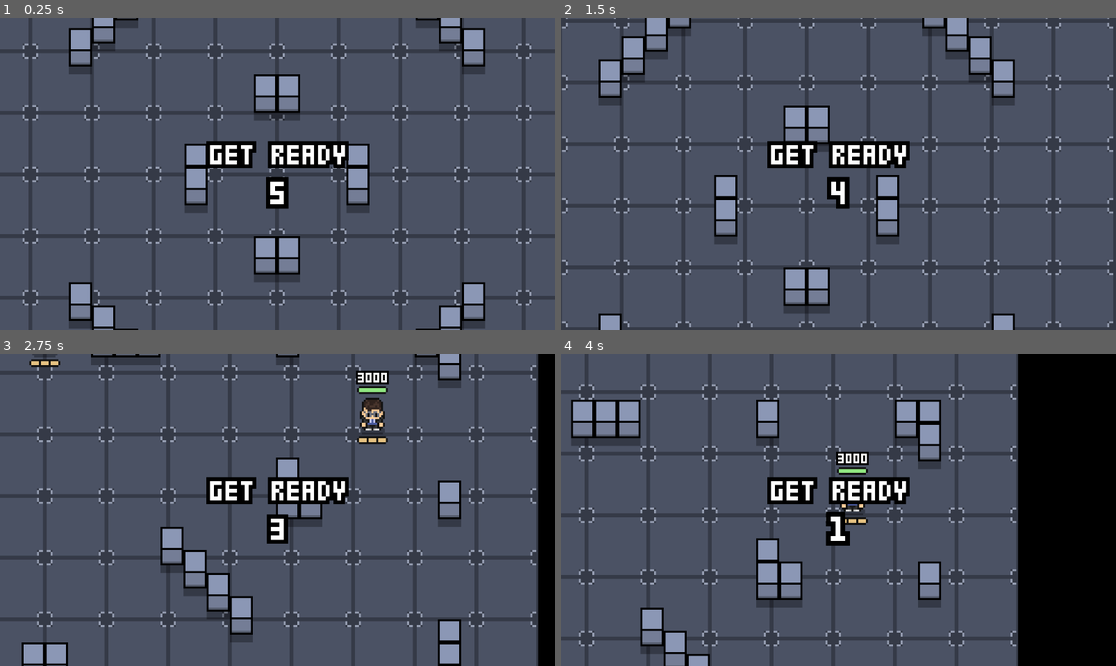
Above: before the commit, frames 1-4 (two rows, left to right).
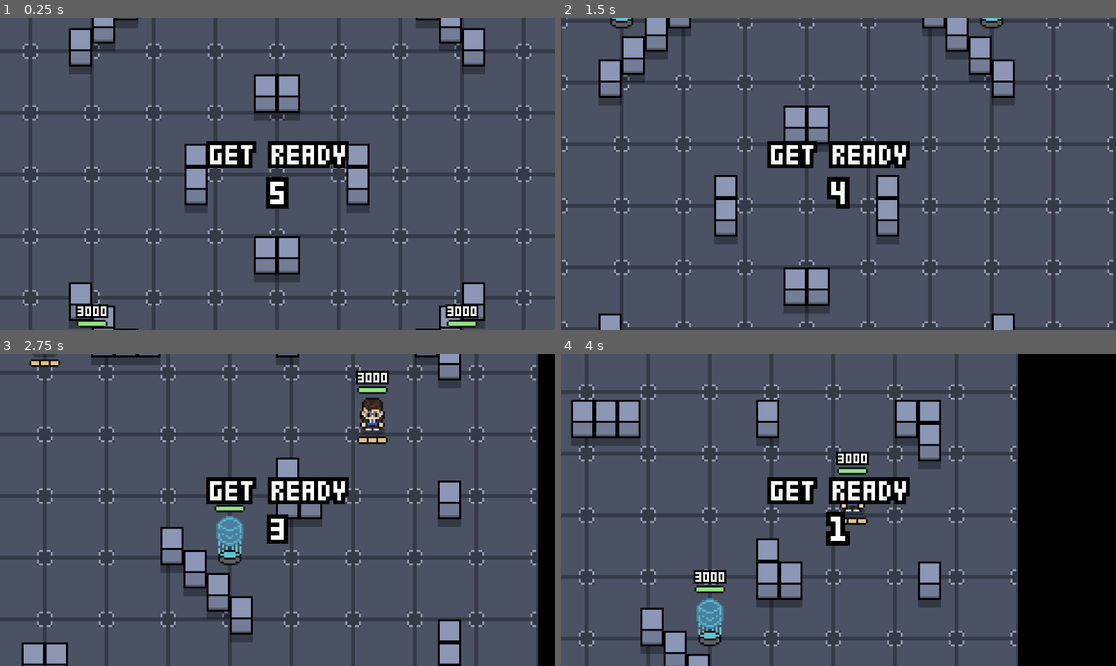
Above: after the commit, the same moments.

Repository: ppaluchowski64/SCI-Stars
Game: Godot game, scene res://scenes/battle.tscn
Two runs of this game, one before a commit and one after it. Both use one fixed random seed, a clock stepped at 60 frames per second and the inputs below.
Inputs (mouse positions are in pixels of both pictures, inside the frame that each line leads up to):
- Up to frame 1 (0.25 s): no input
- Up to frame 2 (1.5 s): move the mouse to (960, 158) at 0.52 s; hold D (right) 0.53-1.28 s; click (960, 158) at 0.6 s; move the mouse to (727, 189) at 1.27 s; hold S (down) from 1.28 s (still down); right-click (727, 189) at 1.35 s
- Up to frame 3 (2.75 s): move the mouse to (333, 441) at 2.02 s; release S (down) at 2.03 s; hold D (right) from 2.03 s (still down); click (333, 441) at 2.1 s
- Up to frame 4 (4 s): move the mouse to (810, 572) at 2.77 s; release D (right) at 2.78 s; hold W (up) 2.78-3.53 s; right-click (810, 572) at 2.85 s; move the mouse to (1005, 556) at 3.52 s; hold A (left) from 3.53 s (still down); click (1005, 556) at 3.6 s

The runs differ from the first frame. In frame 1, 0.7% of the frame differs, in the area x 13-87%, y 91-100%; in frame 2, 0.2%; in frame 3, 0.7%; in frame 4, 1.0%, in the area x 23-30%, y 69-94%.

Commit message:
Add base for power pods
:3

Diff:
--- a/game/scenes/battle.tscn
+++ b/game/scenes/battle.tscn
@@ -7,6 +7,7 @@
 [ext_resource type="Script" uid="uid://bum1xbhdfejbe" path="res://scripts/user_interface.gd" id="4_4e2gx"]
 [ext_resource type="FontFile" uid="uid://6w8leq531kr1" path="res://fonts/TeenyTinyPixls-o2zo.ttf" id="4_erh11"]
 [ext_resource type="Texture2D" uid="uid://ckdueduv60b06" path="res://graphics/misc/wall_shadow.png" id="5_03edq"]
+[ext_resource type="PackedScene" uid="uid://cduynep6nsjgj" path="res://scenes/power_pod.tscn" id="6_22uqi"]
 [ext_resource type="Shader" uid="uid://dvotcn36qw0jj" path="res://shaders/outline.gdshader" id="6_c3103"]
 [ext_resource type="Texture2D" uid="uid://cgnax06gjmct1" path="res://graphics/UI/status_bars/superbar_mask.png" id="7_ilcqo"]
 [ext_resource type="Texture2D" uid="uid://prenyjcoslt7" path="res://graphics/UI/status_bars/superbar.png" id="7_ujvli"]
@@ -488,6 +489,20 @@
 scale = Vector2(4, 4)
 tile_map_data = PackedByteArray("AAARAO7/AAAAAAAAAAAQAO7/AAAAAAAAAAARAO//AAAAAAAAAAAKAO7/AAAAAAAAAAAEAO7/AAAAAAAAAAADAO …(2192 unchanged characters)…
 tile_set = SubResource("TileSet_82aoe")
+
+[node name="PowerPods" type="Node2D" parent="Environment"]
+
+[node name="PowerPod1" parent="Environment/PowerPods" instance=ExtResource("6_22uqi")]
+position = Vector2(384, -398)
+
+[node name="PowerPod2" parent="Environment/PowerPods" instance=ExtResource("6_22uqi")]
+position = Vector2(384, 398)
+
+[node name="PowerPod3" parent="Environment/PowerPods" instance=ExtResource("6_22uqi")]
+position = Vector2(-384, 398)
+
+[node name="PowerPod4" parent="Environment/PowerPods" instance=ExtResource("6_22uqi")]
+position = Vector2(-384, -398)
 
 [node name="Players" type="Node2D" parent="."]
 
--- /dev/null
+++ b/game/scenes/power_pod.tscn
@@ -0,0 +1,157 @@
+[gd_scene load_steps=13 format=3 uid="uid://cduynep6nsjgj"]
+
+[ext_resource type="Texture2D" uid="uid://b3n3hyu011a3q" path="res://graphics/environment/powerpod-base.png" id="1_8ffhp"]
+[ext_resource type="Script" uid="uid://bqgdqadlglwdp" path="res://scripts/power_pod.gd" id="1_cj14a"]
+[ext_resource type="Texture2D" uid="uid://do53bn02e5g42" path="res://graphics/environment/powerpod-hologram.png" id="2_xwi6h"]
+[ext_resource type="Texture2D" uid="uid://stk5wbf0mce7" path="res://graphics/UI/status_bars/healthbar.png" id="3_84xkc"]
+[ext_resource type="Shader" uid="uid://dvotcn36qw0jj" path="res://shaders/outline.gdshader" id="4_cj14a"]
+[ext_resource type="FontFile" uid="uid://6w8leq531kr1" path="res://fonts/TeenyTinyPixls-o2zo.ttf" id="5_6ts4v"]
+
+[sub_resource type="CapsuleShape2D" id="CapsuleShape2D_8ffhp"]
+radius = 24.0
+height = 104.0
+
+[sub_resource type="ShaderMaterial" id="ShaderMaterial_asyr2"]
+shader = ExtResource("4_cj14a")
+shader_parameter/outline_color = Color(0, 0, 0, 1)
+shader_parameter/is_visible = true
+
+[sub_resource type="Theme" id="Theme_bv3iq"]
+default_font = ExtResource("5_6ts4v")
+default_font_size = 5
+
+[sub_resource type="Animation" id="Animation_cgn11"]
+resource_name = "hologram"
+length = 2.0
+loop_mode = 1
+step = 0.1
+tracks/0/type = "value"
+tracks/0/imported = false
+tracks/0/enabled = true
+tracks/0/path = NodePath("Hologram:position")
+tracks/0/interp = 1
+tracks/0/loop_wrap = true
+tracks/0/keys = {
+"times": PackedFloat32Array(0, 1, 2),
+"transitions": PackedFloat32Array(-2, -2, -2),
+"update": 0,
+"values": [Vector2(0, -38), Vector2(0, -42), Vector2(0, -38)]
+}
+tracks/1/type = "value"
+tracks/1/imported = false
+tracks/1/enabled = true
+tracks/1/path = NodePath("Base:frame")
+tracks/1/interp = 1
+tracks/1/loop_wrap = false
+tracks/1/keys = {
+"times": PackedFloat32Array(0, 0.133333, 0.4, 0.533333, 0.8, 0.933333, 1.2, 1.33333, 1.6, 1.73333),
+"transitions": PackedFloat32Array(1, 1, 1, 1, 1, 1, 1, 1, 1, 1),
+"update": 1,
+"values": [0, 1, 0, 1, 0, 1, 0, 1, 0, 1]
+}
+tracks/2/type = "value"
+tracks/2/imported = false
+tracks/2/enabled = true
+tracks/2/path = NodePath("Hologram:frame")
+tracks/2/interp = 1
+tracks/2/loop_wrap = true
+tracks/2/keys = {
+"times": PackedFloat32Array(0, 0.133333, 0.4, 0.533333, 0.8, 0.933333, 1.2, 1.33333, 1.6, 1.73333),
+"transitions": PackedFloat32Array(1, 1, 1, 1, 1, 1, 1, 1, 1, 1),
+"update": 1,
+"values": [0, 1, 0, 1, 0, 1, 0, 1, 0, 1]
+}
+
+[sub_resource type="Animation" id="Animation_84xkc"]
+length = 0.001
+tracks/0/type = "value"
+tracks/0/imported = false
+tracks/0/enabled = true
+tracks/0/path = NodePath("Hologram:position")
+tracks/0/interp = 1
+tracks/0/loop_wrap = true
+tracks/0/keys = {
+"times": PackedFloat32Array(0),
+"transitions": PackedFloat32Array(1),
+"update": 0,
+"values": [Vector2(0, -9.5)]
+}
+tracks/1/type = "value"
+tracks/1/imported = false
+tracks/1/enabled = true
+tracks/1/path = NodePath("Base:frame")
+tracks/1/interp = 1
+tracks/1/loop_wrap = true
+tracks/1/keys = {
+"times": PackedFloat32Array(0),
+"transitions": PackedFloat32Array(1),
+"update": 1,
+"values": [0]
+}
+
+[sub_resource type="AnimationLibrary" id="AnimationLibrary_cj14a"]
+_data = {
+&"RESET": SubResource("Animation_84xkc"),
+&"hologram": SubResource("Animation_cgn11")
+}
+
+[node name="PowerPod" type="CharacterBody2D" groups=["powerpod"]]
+collision_layer = 3
+collision_mask = 2
+script = ExtResource("1_cj14a")
+
+[node name="Base" type="Sprite2D" parent="."]
+scale = Vector2(4, 4)
+texture = ExtResource("1_8ffhp")
+hframes = 2
+region_rect = Rect2(0, 0, 13, 15)
+
+[node name="Hologram" type="Sprite2D" parent="."]
+self_modulate = Color(0.928086, 0.928086, 0.928086, 1)
+position = Vector2(0, -9.5)
+scale = Vector2(4, 4)
+texture = ExtResource("2_xwi6h")
+hframes = 2
+region_rect = Rect2(0, 0, 13, 16)
+
+[node name="CollisionShape2D" type="CollisionShape2D" parent="."]
+position = Vector2(0, -22)
+shape = SubResource("CapsuleShape2D_8ffhp")
+
+[node name="Healthbar" type="Node2D" parent="."]
+z_index = 1
+position = Vector2(0, -88)
+
+[node name="ColorRect" type="ColorRect" parent="Healthbar"]
+offset_left = -28.0
+offset_top = -4.0
+offset_right = 28.0
+offset_bottom = 4.0
+color = Color(0.5634, 0.9, 0.504, 1)
+metadata/_edit_use_anchors_ = true
+
+[node name="Sprite2D" type="Sprite2D" parent="Healthbar"]
+scale = Vector2(4, 4)
+texture = ExtResource("3_84xkc")
+
+[node name="LabelParent" type="Node2D" parent="Healthbar"]
+position = Vector2(-2, 0)
+scale = Vector2(4, 4)
+
+[node name="Label" type="Label" parent="Healthbar/LabelParent"]
+material = SubResource("ShaderMaterial_asyr2")
+offset_left = -25.0
+offset_top = -26.0
+offset_right = 27.0
+offset_bottom = -3.0
+theme = SubResource("Theme_bv3iq")
+text = "3000"
+horizontal_alignment = 1
+vertical_alignment = 2
+metadata/_edit_use_anchors_ = true
+
+[node name="AnimationPlayer" type="AnimationPlayer" parent="."]
+libraries = {
+&"": SubResource("AnimationLibrary_cj14a")
+}
+autoplay = "hologram"
--- /dev/null
+++ b/game/scripts/power_pod.gd
@@ -0,0 +1,21 @@
+extends CharacterBody2D
+
+@onready var healthbar_fill: ColorRect = $Healthbar/ColorRect
+@onready var healthbar_label: Label = $Healthbar/LabelParent/Label
+
+var max_health: float = 3000.0
+var health: float = max_health
+
+func update_ui() -> void:
+	healthbar_fill.size.x = lerp(healthbar_fill.size.x, health / max_health * 56, Const.STATUS_BAR_SMOOTHNESS)
+
+func take_damage(damage: int) -> void:
+	health -= damage
+
+	if health <= 0:
+		queue_free()
+
+	healthbar_label.text = str(int(health))
+
+func _process(_delta: float) -> void:
+	update_ui()
--- a/game/scripts/projectile.gd
+++ b/game/scripts/projectile.gd
@@ -44,5 +44,9 @@
 				parent.super_charge = min(parent.super_charge + 0.15, 1.0)
 				destroy()
 
+		elif body.is_in_group("powerpod"):
+			body.take_damage(damage)
+			destroy()
+
 		elif body.is_in_group("obstacle"):
 			destroy()
Binary file added: game/graphics/environment/powerpod-base.png
Not shown, added: game/graphics/environment/powerpod-base.png.import
Binary file added: game/graphics/environment/powerpod-hologram.png
Not shown, added: game/graphics/environment/powerpod-hologram.png.import
Not shown: 1 places in game/scenes/battle.tscn that only renumber resources
Not shown, added: game/scripts/power_pod.gd.uid
